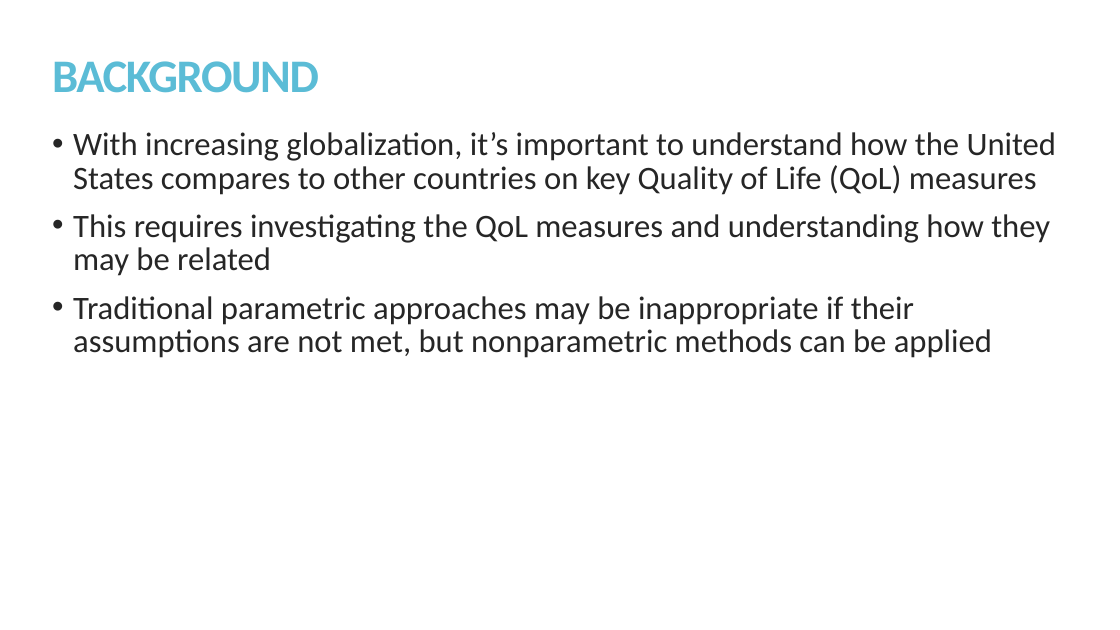
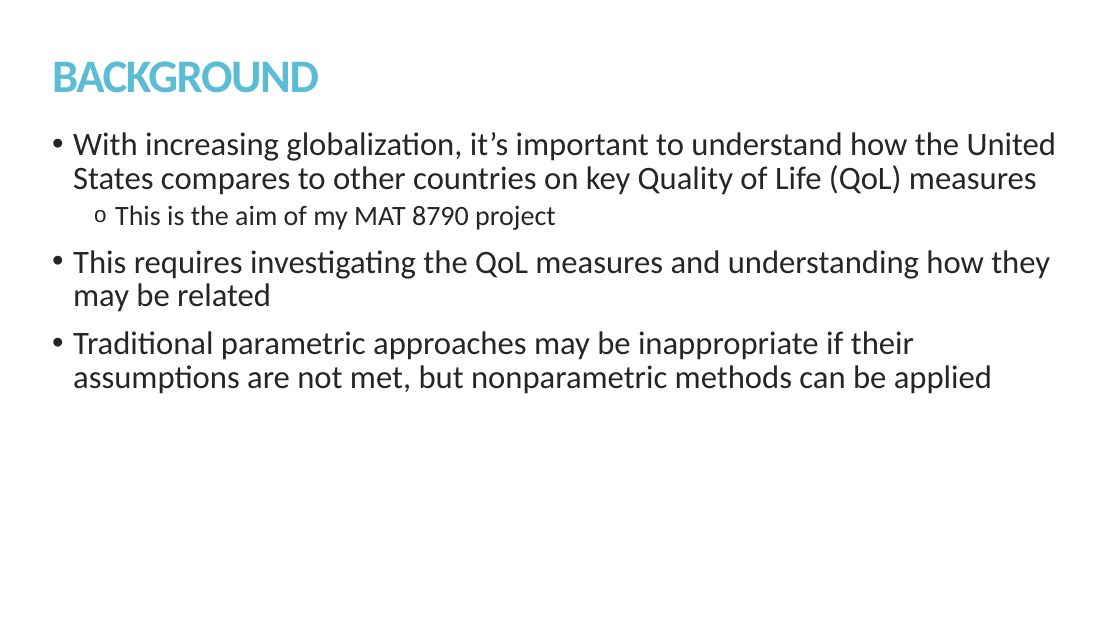
Before and after one commit to kmprioliPROF/MAT_8452_Final_Project, a slide deck: slide 2 of Prioli_Final_Proj.pptx. Drawn at 1120x630 pixels with LibreOffice and Linux fonts; fonts in the diff are those of the drawing. Boxes give left, top, right and bottom in pixels: in the first picture for what was removed or moved away, otherwise in the second. Text is boxed around its words. In the diff, an @@ line names an element or a change of style, - is before the commit and + after.

```diff
--- a/Prioli_Final_Proj.pptx
+++ b/Prioli_Final_Proj.pptx
@@ text at bbox=[115, 205, 556, 230]: paragraph added @@
+  o This is the aim of my MAT 8790 project
```
Also in this commit, not shown: 2 other slides changed.
